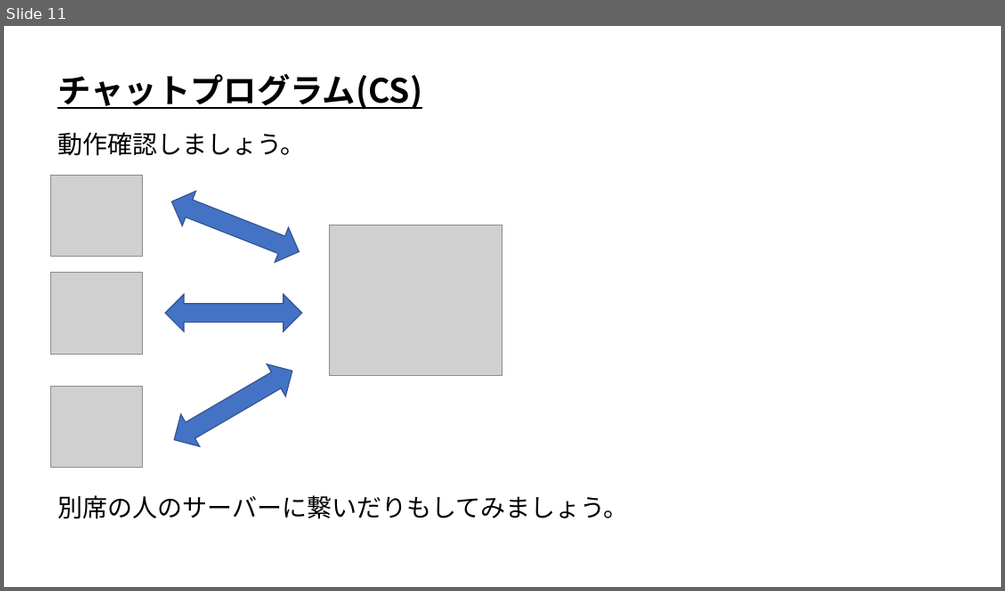
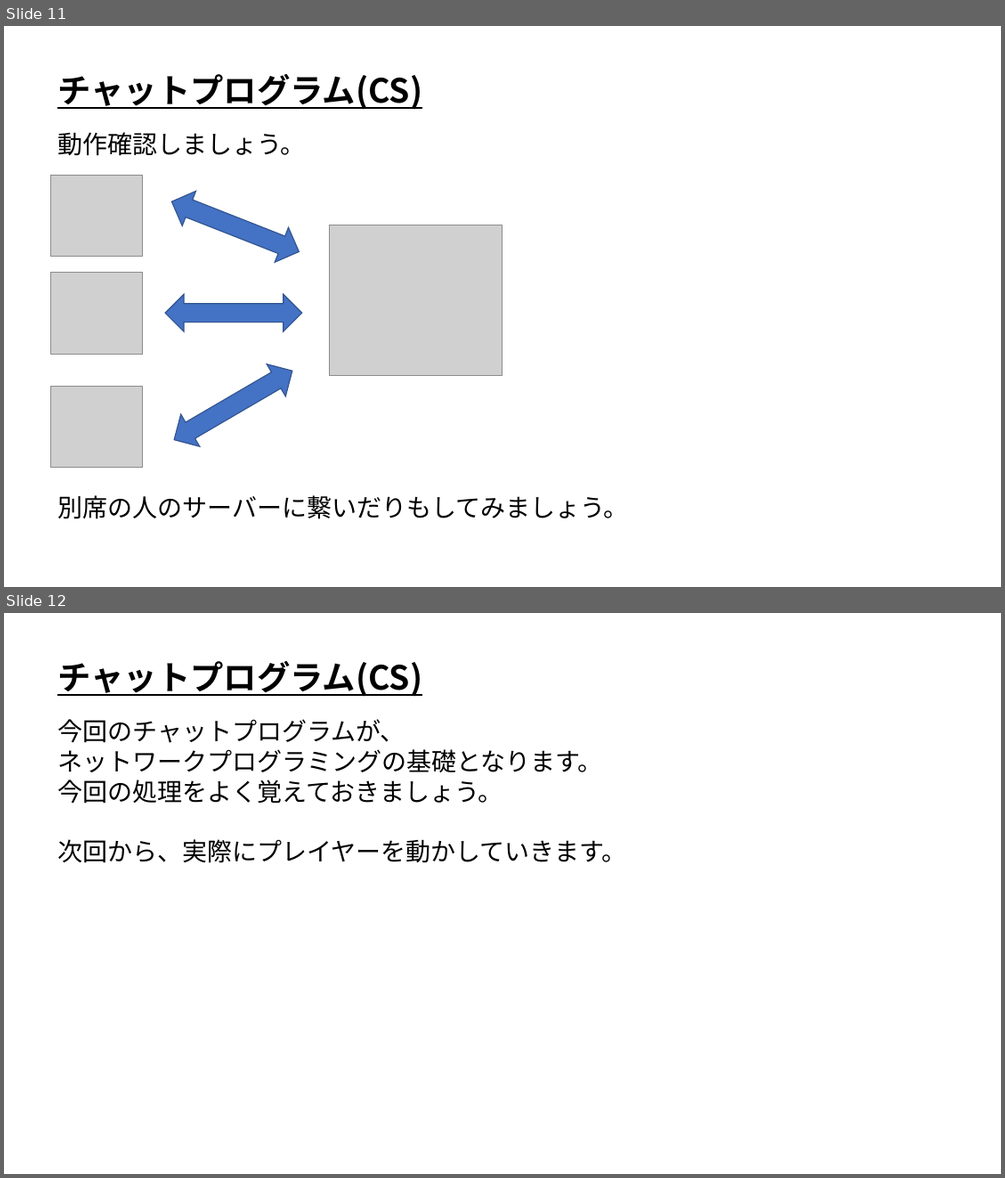
Before and after one commit to ArakiYusuke-Ohara/Textbook, a slide deck: ゲーム科3年/00_前期/オンラインゲームプログラミングⅠ/05_チャットプログラム(CS).pptx. Shown one above the other, each under a label of ours: slide 11 before the commit, slides 11 and 12 after it. The pictures are 1005x591 and 1005x1178 pixels, drawn with LibreOffice and Linux fonts; fonts in the diff are those of the drawing; grey boxes stand for pictures. Boxes give left, top, right and bottom in pixels: in the first picture for what was removed or moved away, otherwise in the second. Text is boxed around its words. In the diff, an @@ line names an element or a change of style, - is before the commit and + after.

Commit message:
スライド修正

```diff
--- a/ゲーム科3年/00_前期/オンラインゲームプログラミングⅠ/05_チャットプログラム(CS).pptx
+++ b/ゲーム科3年/00_前期/オンラインゲームプログラミングⅠ/05_チャットプログラム(CS).pptx
@@ slide 12 added at [4, 613, 1001, 1174], background #FFFFFF @@
@@ text added at [57, 661, 422, 697], 32 pt, text #000000, bold, underline @@
+チャットプログラム(CS)
@@ text added at [57, 719, 627, 863], 24 pt, text #000000 @@
+今回のチャットプログラムが、
+ネットワークプログラミングの基礎となります。
+今回の処理をよく覚えておきましょう。
+次回から、実際にプレイヤーを動かしていきます。
```
